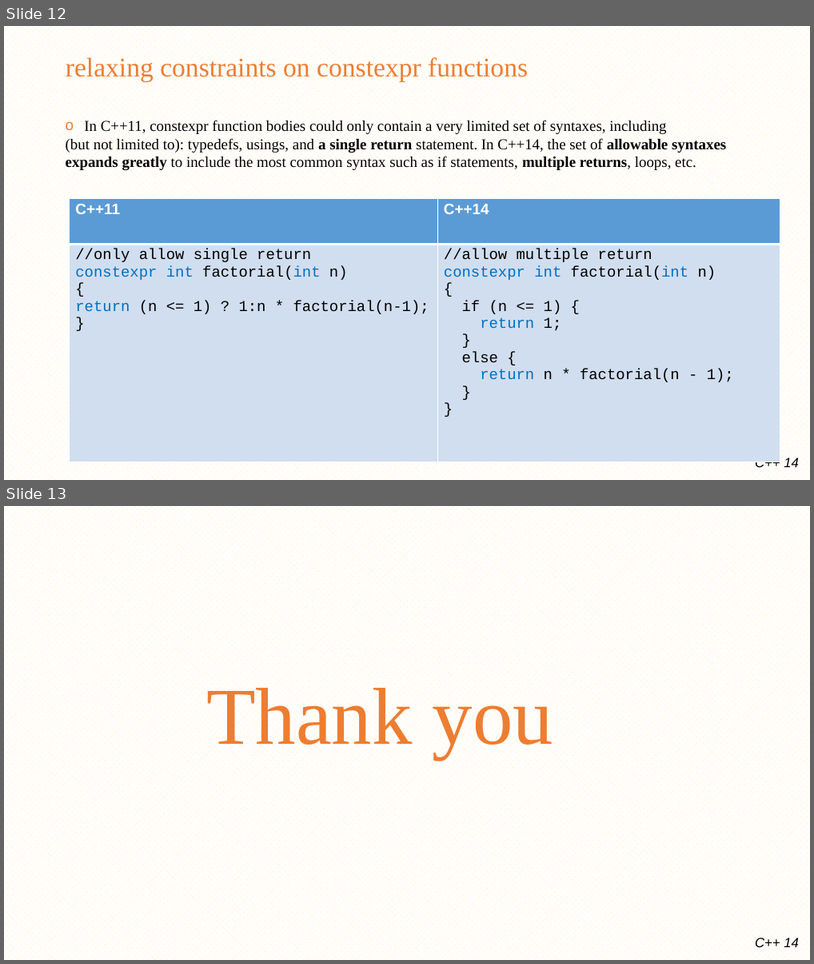
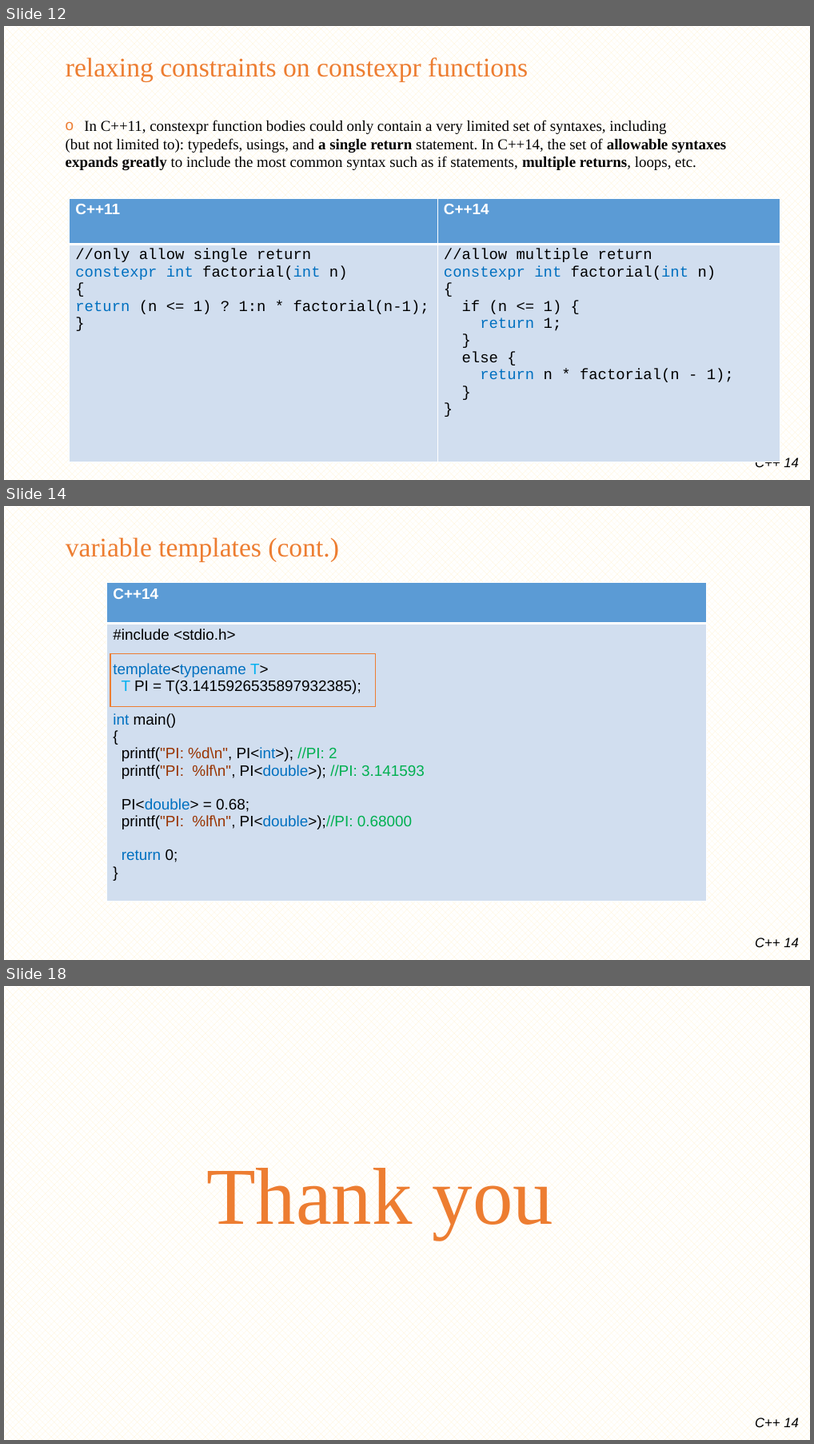
Before and after one commit to minhthedt/hello-world, a slide deck: Training/LG_Training_C++14.pptx. Shown one above the other, each under a label of ours: slides 12 and 13 before the commit, slides 12, 14 and 18 after it; the slides between them are not shown. The pictures are 814x964 and 814x1444 pixels, drawn with LibreOffice and Linux fonts; fonts in the diff are those of the drawing; background and template pictures are left out. Boxes give left, top, right and bottom in pixels: in the first picture for what was removed or moved away, otherwise in the second. Text is boxed around its words. In the diff, an @@ line names an element or a change of style, - is before the commit and + after.

```diff
--- a/Training/LG_Training_C++14.pptx
+++ b/Training/LG_Training_C++14.pptx
@@ slide 14 added at bbox=[4, 506, 810, 960], background pattern #FFF2CC on #FFFFFF; not listed: 1 template element that a slide beside it also shows @@
@@ title added at bbox=[66, 537, 339, 561], 32 pt, text #ED7D31 @@
+variable templates (cont.)
@@ table added at bbox=[107, 583, 707, 920], 2 rows, 1 columns @@
+C++14
+#include <stdio.h> / template<typename T> / T PI = T(3.1415926535897932385); / int main() / { / printf("PI: %d\n", PI<int>); //PI: 2 / printf("PI: %lf\n", PI<double>); //PI: 3.141593 / PI<double> = 0.68; / printf("PI: %lf\n", PI<double>);//PI: 0.68000 / return 0; / }
@@ rectangle added at bbox=[110, 654, 376, 707], outline #ED7D31 1 pt @@
@@ what was slide 13 is now slide 18 @@
```
Also in this commit, not shown: 4 other slides added, 6 other files.
